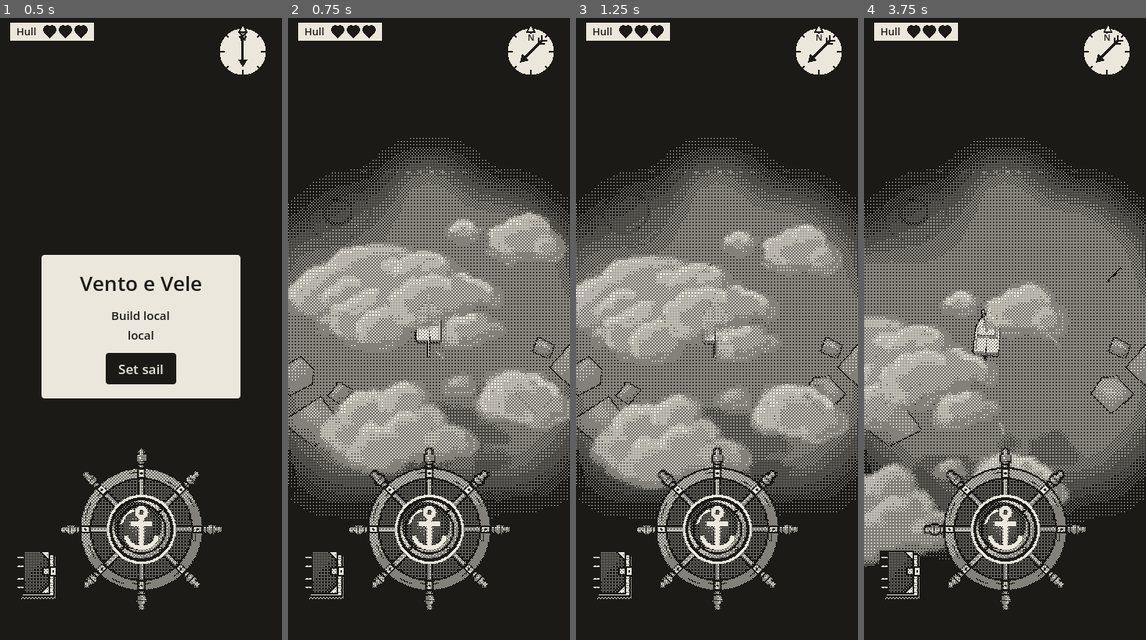
Above: before the commit, frames 1-4 (left to right).
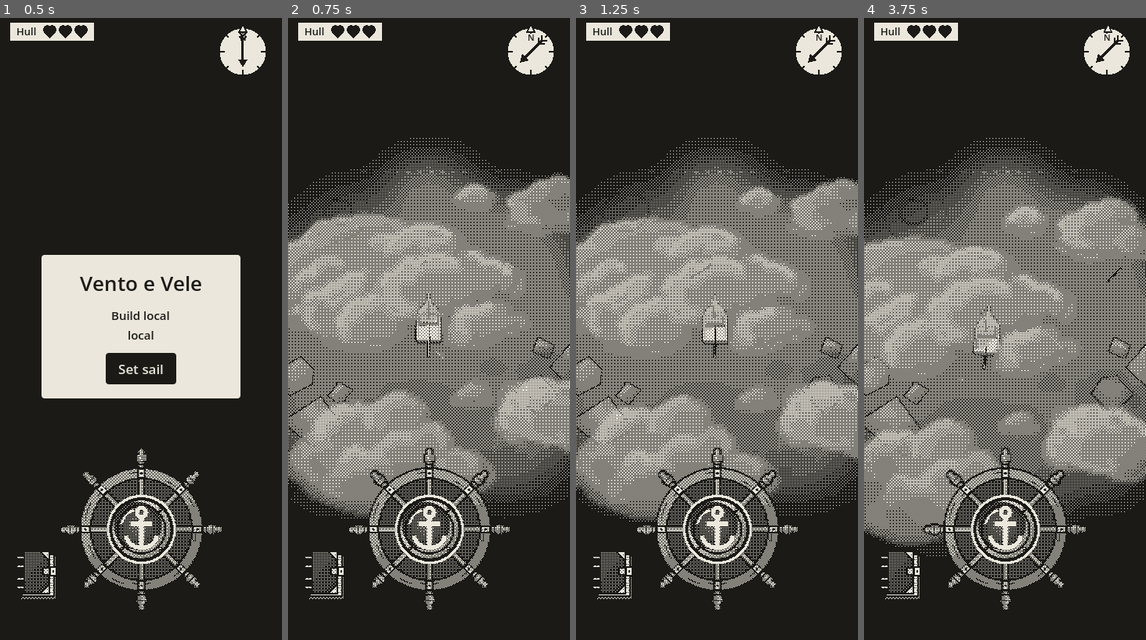
Above: after the commit, the same moments.

Repository: EnricoLabarile/Sail
Game: Godot game, scene res://Assets/Scenes/Overworld.tscn
Two runs of this game, one before a commit and one after it. Both use one fixed random seed, a clock stepped at 60 frames per second and the inputs below.
Inputs (mouse positions are in pixels of both pictures, inside the frame that each line leads up to):
- Up to frame 1 (0.5 s): no input
- Up to frame 2 (0.75 s): click "Set sail" at 0.5 s
- Up to frame 3 (1.25 s): no input
- Up to frame 4 (3.75 s): tap Enter (ui_accept) at 1.25, 1.52 s; move the mouse to (1067, 297) at 1.27 s; hold Right (ui_right) 1.28-2 s; click (1067, 297) at 1.42 s; drag from (948, 360) to (990, 453) at 2.02 s; move the mouse to (1033, 185) at 2.77 s; hold Right (ui_right) 2.78-3.5 s; drag from (990, 453) to (920, 229) at 3.52 s

Frame 1 is identical in both runs. In frame 2, 5.2% of the frame differs, in the area x 0-100%, y 24-81%; in frame 3, 5.1%; in frame 4, 6.3%, in the area x 0-100%, y 28-89%.

Commit message:
Adjust cloud visuals and camera follow
Update the cloud textures, increase their minimum size, and slow their drift. Make the camera catch up faster when the boat leaves its dead zone.

Diff:
--- a/Assets/Boat/boat.tscn
+++ b/Assets/Boat/boat.tscn
@@ -119,5 +119,5 @@
 scale_amount_curve = SubResource("Curve_sail_trail_size")
 color_ramp = SubResource("Grad_wake")
 
-[node name="TrapSetter" type="Node" parent="."]
+[node name="TrapSetter" type="Node" parent="." unique_id=1025484265]
 script = ExtResource("10_trap_setter")
--- a/Assets/Boat/boat_camera.gd
+++ b/Assets/Boat/boat_camera.gd
@@ -18,7 +18,7 @@
 # don't end up behind the camera's near plane and get cut off.
 @export var distance := 100.0
 @export var dead_zone := 6.0         # metres she can move before the camera follows (0 = always follow)
-@export var follow_speed := 3.0      # how quickly it catches up once she's out (higher = quicker)
+@export var follow_speed := 9      # how quickly it catches up once she's out (higher = quicker)
 @export var shake_strength := 0.5    # metres the view jumps about at first, when she's hurt
 @export var shake_time := 0.3        # seconds the shake lasts, dying away
 @export var outline_width := 1.5     # the ink outline round her, in phone points (0 = no outline)
--- a/Assets/Landscape/clouds/clouds.gd
+++ b/Assets/Landscape/clouds/clouds.gd
@@ -13,10 +13,10 @@
 
 @export var cloud_textures: Array[Texture2D] = []   # the pictures: the clouds use them in turn
 @export var cloud_count := 256       # how many clouds over the whole map (64 when it was half as wide)
-@export var size_min := 10         # metres: the smallest cloud, a side…
+@export var size_min := 25         # metres: the smallest cloud, a side…
 @export var size_max := 30.0         # …and the biggest
 @export var height := 35.0           # metres above the sea
-@export var speed := 3.0             # metres a second they drift downwind
+@export var speed := 1            # metres a second they drift downwind
 
 # The shadows.
 @export var shadows_on := true                          # false = no shadows
Not shown: 2 places in Assets/Boat/boat.tscn that only renumber resources
Binary file changed: Assets/Landscape/clouds/cloud_1.png
Binary file changed: Assets/Landscape/clouds/cloud_2.png
Binary file changed: Assets/Landscape/clouds/cloud_3.png
